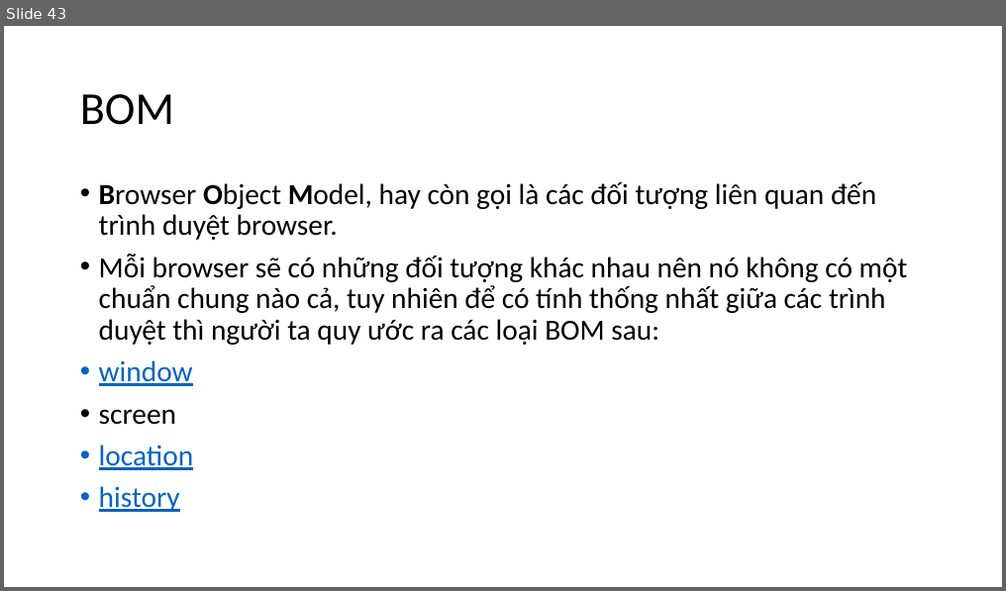
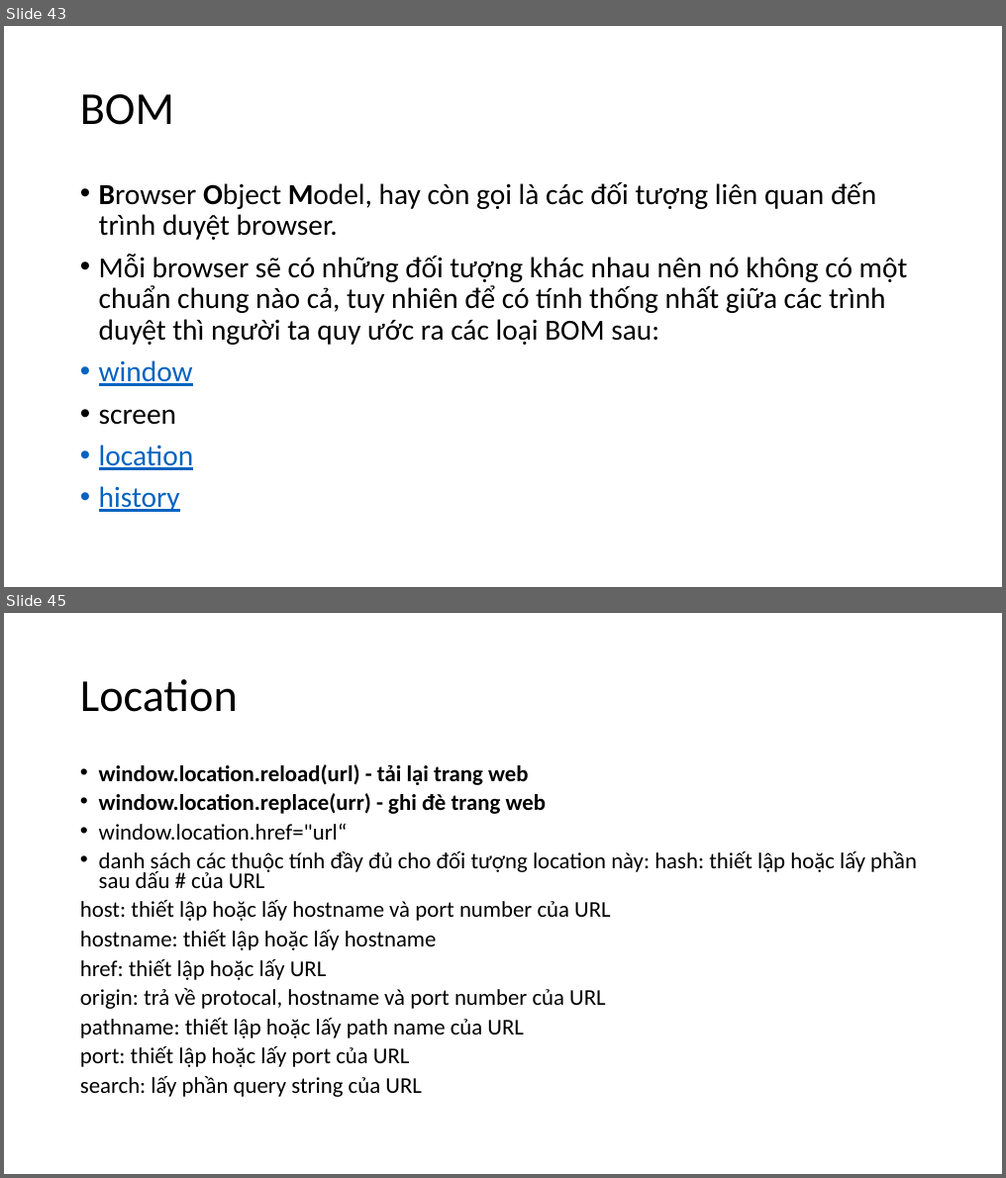
Before and after one commit to hoanghiep8921/ljava1909, a slide deck: slide/Java Script.pptx. Shown one above the other, each under a label of ours: slide 43 before the commit, slides 43 and 45 after it; the slides between them are not shown. The pictures are 1006x591 and 1006x1178 pixels, drawn with LibreOffice and Linux fonts; fonts in the diff are those of the drawing. Boxes give left, top, right and bottom in pixels: in the first picture for what was removed or moved away, otherwise in the second. Text is boxed around its words. In the diff, an @@ line names an element or a change of style, - is before the commit and + after.

```diff
--- a/slide/Java Script.pptx
+++ b/slide/Java Script.pptx
@@ slide 45 added at (4,613,1002,1174), background #FFFFFF @@
@@ title added at (80,679,238,712), 44 pt, text #000000 @@
+Location
@@ text added at (80,764,917,1097), 21.7 pt, text #000000 @@
+• window.location.reload(url) - tải lại trang web
+• window.location.replace(urr) - ghi đè trang web
+• window.location.href="url“
+• danh sách các thuộc tính đầy đủ cho đối tượng location này: hash: thiết lập hoặc lấy phần sau dấu # của URL
+host: thiết lập hoặc lấy hostname và port number của URL
+hostname: thiết lập hoặc lấy hostname
+href: thiết lập hoặc lấy URL
+origin: trả về protocal, hostname và port number của URL
+pathname: thiết lập hoặc lấy path name của URL
+port: thiết lập hoặc lấy port của URL
+search: lấy phần query string của URL
```
Also in this commit, not shown: 6 other slides added, 3 other files.
